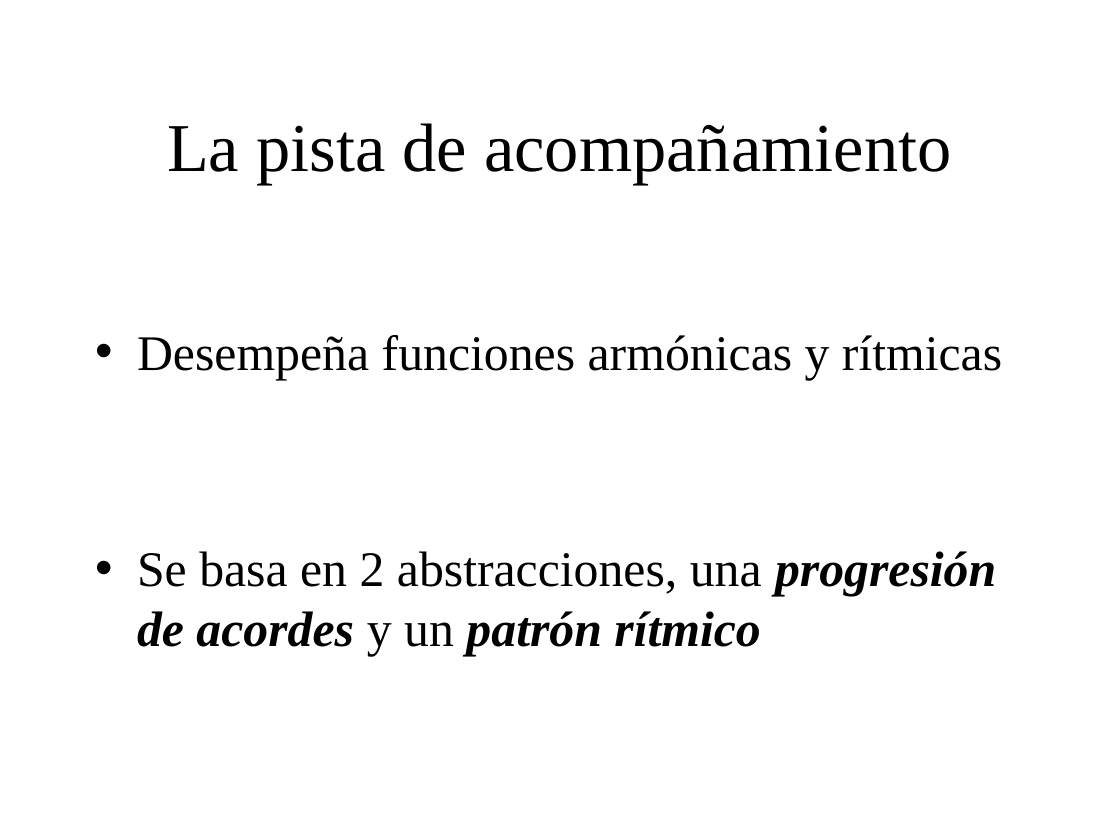
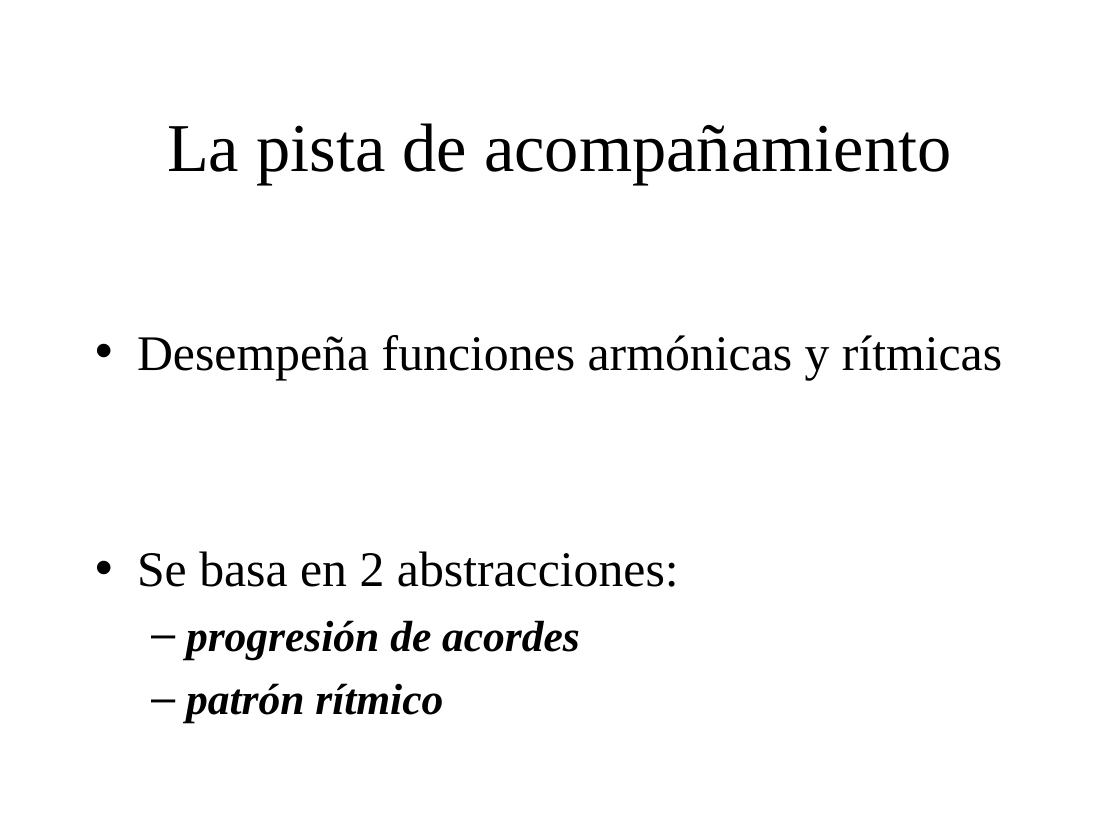
Before and after one commit to BackupTheBerlios/genaro, a slide deck: slide 19 of Documentos/MemoriaSSII/presentacion_proyecto.ppt (slide 15 before the commit). Drawn at 1120x840 pixels with LibreOffice and Linux fonts; fonts in the diff are those of the drawing; background and template pictures are left out. Boxes give left, top, right and bottom in pixels: in the first picture for what was removed or moved away, otherwise in the second. Text is boxed around its words. In the diff, an @@ line names an element or a change of style, - is before the commit and + after.

```diff
--- a/Documentos/MemoriaSSII/presentacion_proyecto.ppt
+++ b/Documentos/MemoriaSSII/presentacion_proyecto.ppt
@@ text at [137,551,679,723]: text changed; size 32 to 28 pt @@
-• Se basa en 2 abstracciones, una progresión de acordes y un patrón rítmico
+• Se basa en 2 abstracciones:
+  – progresión de acordes
+  – patrón rítmico
```
Also in this commit, not shown: 19 other slides changed, 10 slides added, 1 slide removed.
